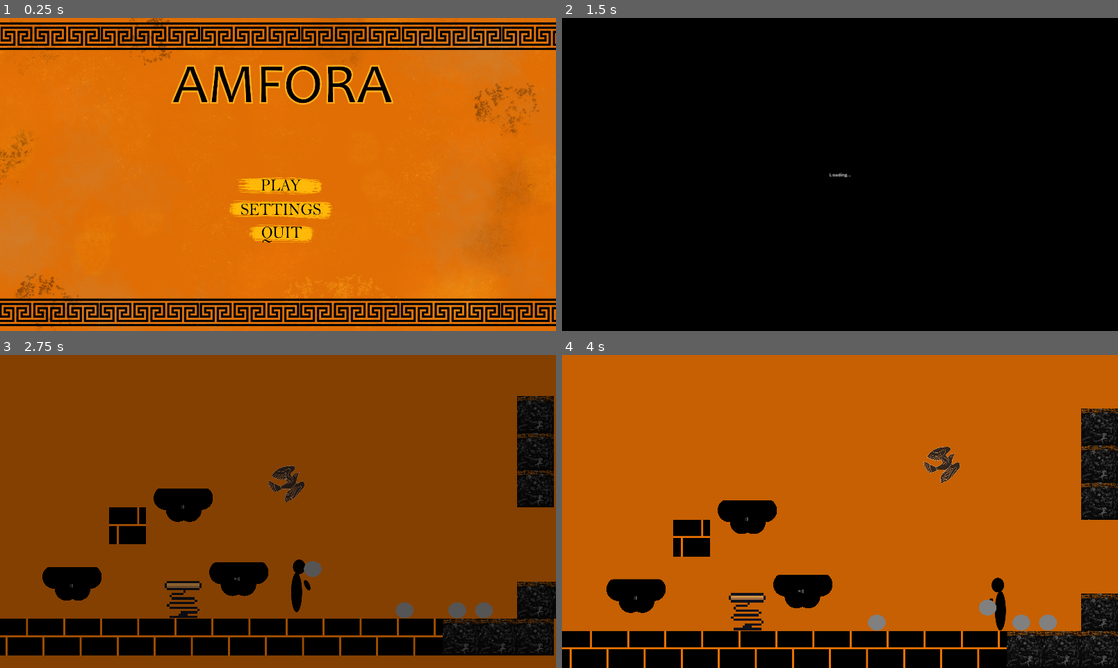
Above: before the commit, frames 1-4 (two rows, left to right).
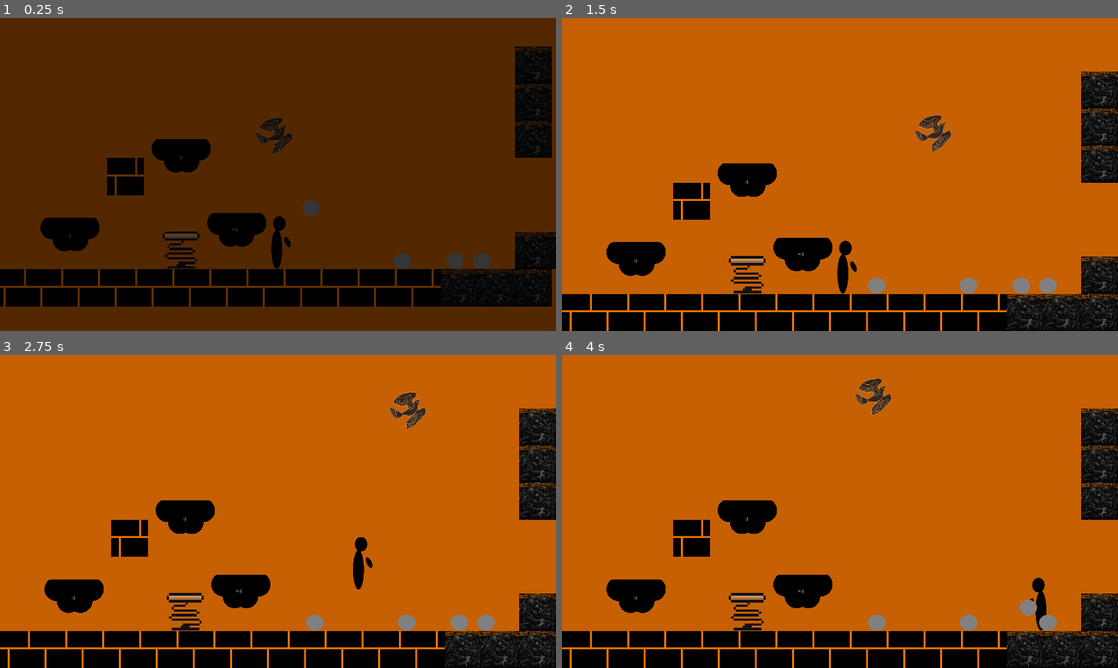
Above: after the commit, the same moments.

Repository: franmatijevic/GreekPlatformer
Game: Godot game, scene res://src/levels/test_level.tscn
Same seed, same stepped clock (60 frames per second), same inputs: the game is played once before the commit and once after it. Before the commit the project starts from res://src/ui/main_menu.tscn. The engine's default icon, where the game draws it, is replaced by a stand-in: a white triangle on a blue panel in a dark square.
Inputs (mouse positions are in pixels of both pictures, inside the frame that each line leads up to):
- Up to frame 1 (0.25 s): no input
- Up to frame 2 (1.5 s): click (840, 187) at 0.52 s; click (840, 187) at 1.27 s
- Up to frame 3 (2.75 s): hold D (right) from 2.03 s (still down); tap W (up) at 2.1, 2.27, 2.57 s
- Up to frame 4 (4 s): tap Q (drop_item) at 2.85 s; tap W (up) at 3.02, 3.05, 3.32, 3.8 s; release D (right) at 3.53 s; hold A (left) from 3.53 s (still down); tap Space (pickThrow) at 3.6 s

The runs differ from the first frame. In frame 1, 98% of the frame differs, in the area x 0-100%, y 0-100%; in frame 2, 85%; in frame 3, 91%; in frame 4, 1.9%.

Commit message:
Tighter movement
-kretanje je puno više satisfying

Diff:
--- a/greekplatformer/project.godot
+++ b/greekplatformer/project.godot
@@ -11,7 +11,7 @@
 [application]
 
 config/name="GreekPlatformer"
-run/main_scene="res://src/ui/main_menu.tscn"
+run/main_scene="res://src/levels/test_level.tscn"
 config/features=PackedStringArray("4.3", "Forward Plus")
 run/max_fps=60
 config/icon="res://icon.svg"
--- a/greekplatformer/src/levels/test_level.tscn
+++ b/greekplatformer/src/levels/test_level.tscn
@@ -41,7 +41,7 @@
 
 [node name="Spring" parent="Room/Objects" index="0" instance=ExtResource("2_ng327")]
 position = Vector2(64, 470)
-max_force = null
+max_force = 1500.0
 
 [node name="RigidBody2D" parent="Room/Objects" index="1" instance=ExtResource("3_awdoy")]
 position = Vector2(829, 499)
--- a/greekplatformer/src/player/character.gd
+++ b/greekplatformer/src/player/character.gd
@@ -2,9 +2,13 @@
 
 class_name Character
 
-@export var gravity: float = 100
-@export var falling_gravity: float = 150
-@export var JUMP_VELOCITY: float = 300
+@export var jump_height: float
+@export var jump_time_to_peak: float
+@export var jump_time_to_descent: float
+
+@onready var gravity: float = ((-2.0 * jump_height) / (jump_time_to_peak * jump_time_to_peak)) * -1.0
+@onready var falling_gravity: float = ((-2.0 * jump_height) / (jump_time_to_descent * jump_time_to_descent)) * -1.0
+@onready var JUMP_VELOCITY: float = ((2.0 * jump_height) / jump_time_to_peak) * -1.0
 @export var SPEED: float = 100
 @export var ACCELERATION: float = 40
 @export var DEACCELERATION: float = 70
--- a/greekplatformer/src/player/player.gd
+++ b/greekplatformer/src/player/player.gd
@@ -96,12 +96,12 @@
 		return
 
 	if is_on_floor():
-		velocity.y = -JUMP_VELOCITY
+		velocity.y = JUMP_VELOCITY
 		coyoteBuffer = 0
 		jumpBuffer = 0
 		jumped = true
 	elif coyoteBuffer > 0 and jumped == false:
-		velocity.y = -JUMP_VELOCITY
+		velocity.y = JUMP_VELOCITY
 		coyoteBuffer = 0
 		jumpBuffer = 0
 		jumped = true
--- a/greekplatformer/src/player/player.tscn
+++ b/greekplatformer/src/player/player.tscn
@@ -19,12 +19,12 @@
 [node name="Player" type="CharacterBody2D"]
 collision_mask = 2
 script = ExtResource("1_6dh1s")
-gravity = 600.0
-falling_gravity = 900.0
-JUMP_VELOCITY = 400.0
+jump_height = 170.0
+jump_time_to_peak = 0.4
+jump_time_to_descent = 0.3
 SPEED = 450.0
-ACCELERATION = 800.0
-DEACCELERATION = 1000.0
+ACCELERATION = 2000.0
+DEACCELERATION = 2000.0
 
 [node name="CollisionShape2D" type="CollisionShape2D" parent="."]
 position = Vector2(-27.5, 6)
